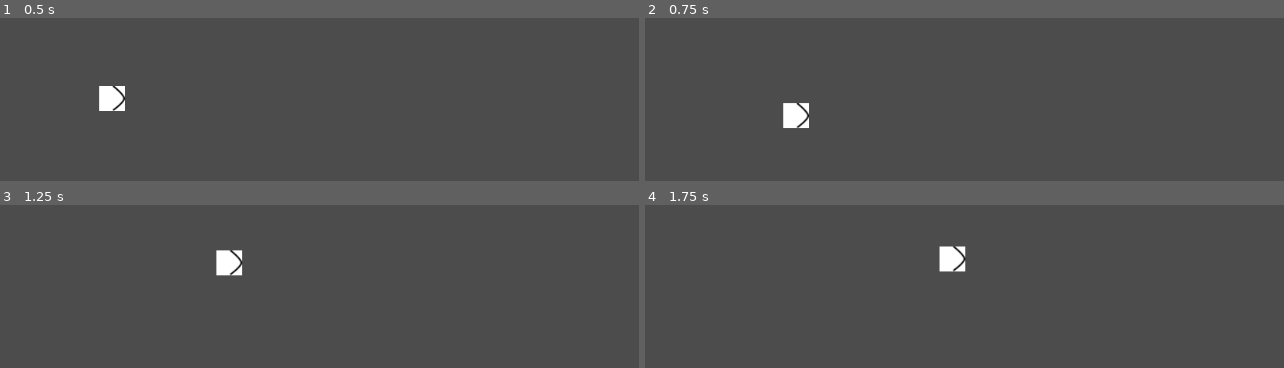
Above: before the commit, frames 1-4 (two rows, left to right).
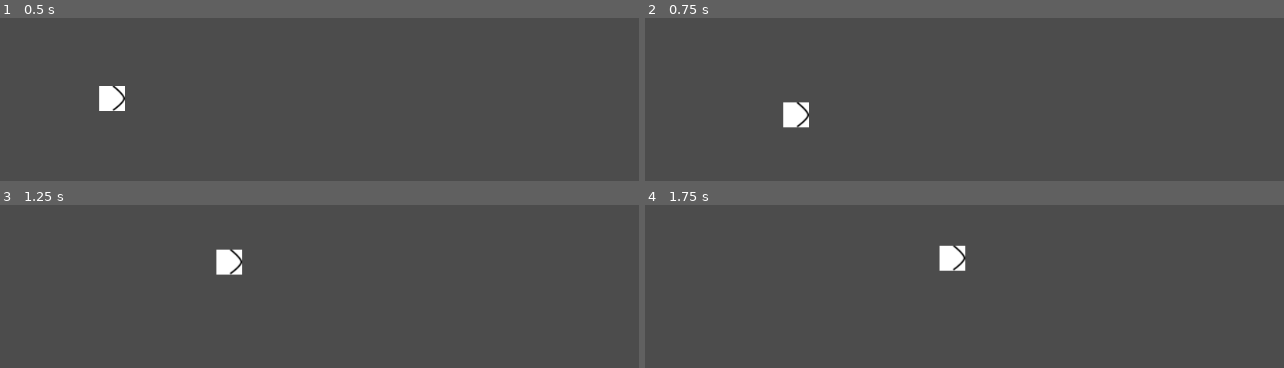
Above: after the commit, the same moments.

Repository: jjmontes/Indie-Dev-Jam-Es-10
Game: Godot game, scene res://Scenes/Game.tscn
Two runs of this game, one before a commit and one after it. Both use one fixed random seed, a clock stepped at 60 frames per second and the inputs below.
Inputs:
- Up to frame 1 (0.5 s): no input
- Up to frame 2 (0.75 s): hold Ctrl from 0.53 s (still down)
- Up to frame 3 (1.25 s): keep holding Ctrl; tap Space at 0.77 s
- Up to frame 4 (1.75 s): release Ctrl at 1.28 s; tap Ctrl at 1.35 s; tap Space at 1.52 s

Frame 1 is identical in both runs. In frame 2, 0.1% of the frame differs, in the area x 21-26%, y 51-68%; in frame 3, 0.2%; in frame 4, 0.2%, in the area x 46-51%, y 24-42%.

Commit message:
Se separan obstaculos como escena nueva

Diff:
--- a/Scenes/Game.tscn
+++ b/Scenes/Game.tscn
@@ -1,29 +1,11 @@
-[gd_scene load_steps=5 format=2]
+[gd_scene load_steps=3 format=2]
 
 [ext_resource path="res://Scenes/Player.tscn" type="PackedScene" id=1]
-
-[sub_resource type="RectangleShape2D" id=1]
-extents = Vector2( 418.526, 10 )
-
-[sub_resource type="RectangleShape2D" id=2]
-
-[sub_resource type="RectangleShape2D" id=3]
+[ext_resource path="res://Scenes/Levels/001.tscn" type="PackedScene" id=2]
 
 [node name="Game" type="Node2D"]
 
 [node name="Player" parent="." instance=ExtResource( 1 )]
 position = Vector2( 43.2632, 394.316 )
 
-[node name="StaticBody2D" type="StaticBody2D" parent="."]
-position = Vector2( 420, 523.158 )
-
-[node name="CollisionShape2D" type="CollisionShape2D" parent="StaticBody2D"]
-shape = SubResource( 1 )
-
-[node name="CollisionShape2D2" type="CollisionShape2D" parent="StaticBody2D"]
-position = Vector2( 406.316, -21.0526 )
-shape = SubResource( 2 )
-
-[node name="CollisionShape2D3" type="CollisionShape2D" parent="StaticBody2D"]
-position = Vector2( -313.684, -24.2105 )
-shape = SubResource( 3 )
+[node name="Level" parent="." instance=ExtResource( 2 )]
--- /dev/null
+++ b/Scenes/Levels/001.tscn
@@ -0,0 +1,23 @@
+[gd_scene load_steps=4 format=2]
+
+[sub_resource type="RectangleShape2D" id=1]
+extents = Vector2( 388, 10 )
+
+[sub_resource type="RectangleShape2D" id=2]
+
+[sub_resource type="RectangleShape2D" id=3]
+
+[node name="001" type="StaticBody2D"]
+position = Vector2( 420, 523.158 )
+
+[node name="CollisionShape2D" type="CollisionShape2D" parent="."]
+position = Vector2( 44.2105, -1.05261 )
+shape = SubResource( 1 )
+
+[node name="CollisionShape2D2" type="CollisionShape2D" parent="."]
+position = Vector2( 406.316, -21.0526 )
+shape = SubResource( 2 )
+
+[node name="CollisionShape2D3" type="CollisionShape2D" parent="."]
+position = Vector2( -313.684, -24.2105 )
+shape = SubResource( 3 )
